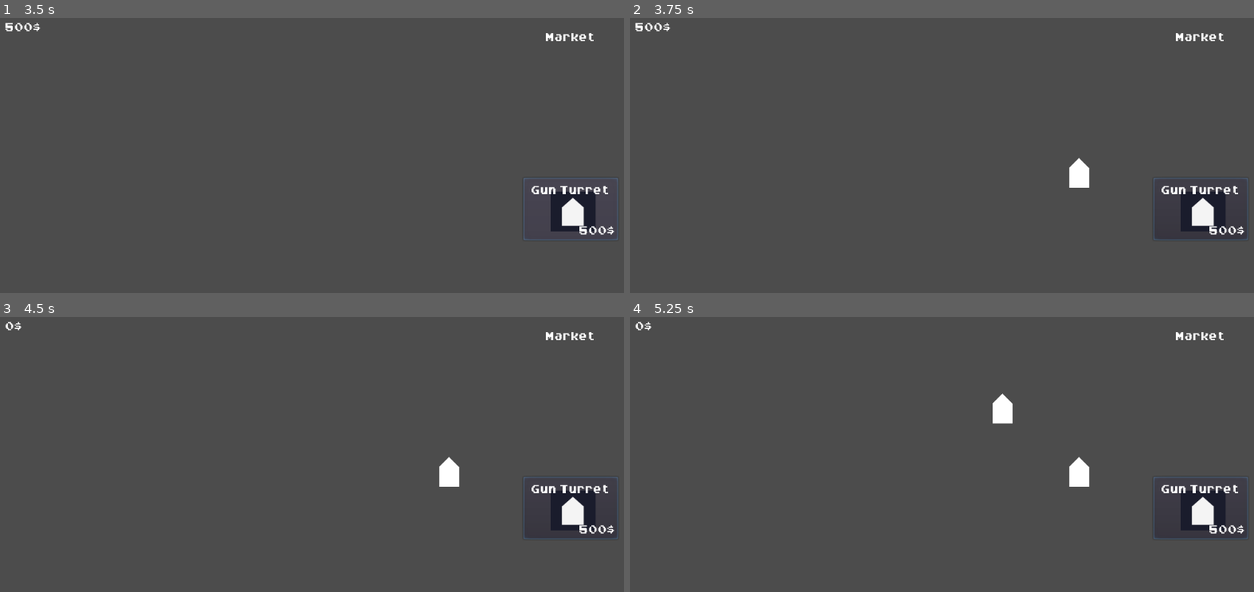
Above: before the commit, frames 1-4 (two rows, left to right).
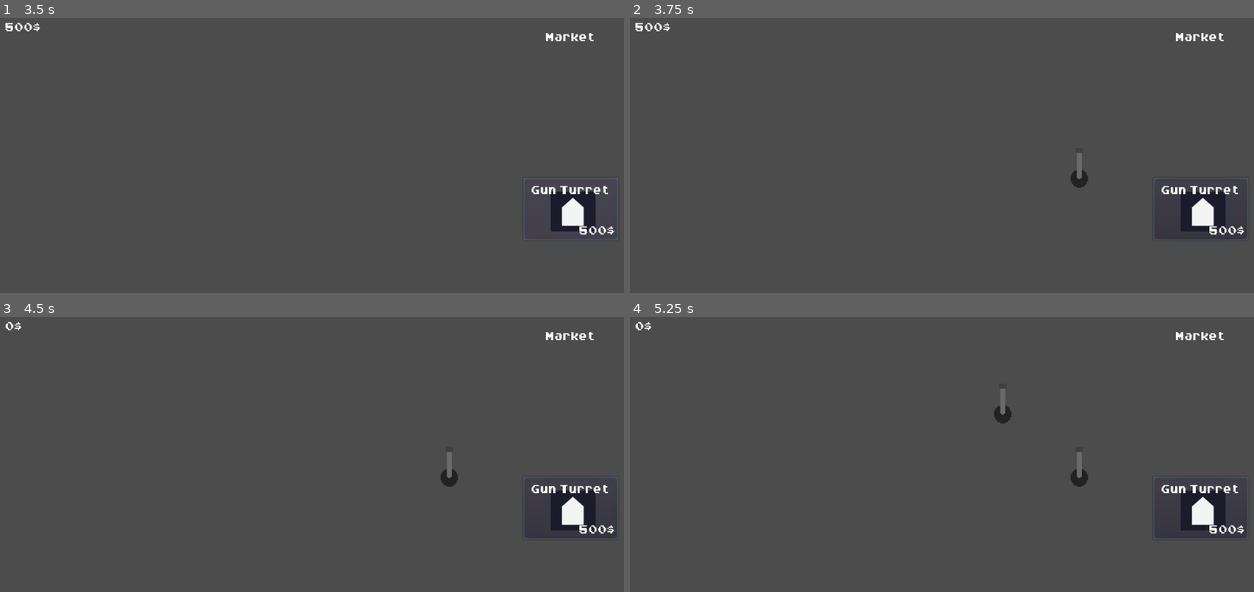
Above: after the commit, the same moments.

Repository: Godot-Wild-Jam-22-Team/TowerDefense
Game: Godot game, scene res://GUI/StartScreen.tscn
Two runs of this game, one before a commit and one after it. Both use one fixed random seed, a clock stepped at 60 frames per second and the inputs below.
Inputs (mouse positions are in pixels of both pictures, inside the frame that each line leads up to):
- Up to frame 1 (3.5 s): click "Start" at 0.5 s; click "Gun Turret" at 1.25 s; click "Gun Turret" at 2 s; click "Gun Turret" at 2.75 s
- Up to frame 2 (3.75 s): tap Enter at 3.5 s; move the mouse to (1079, 177) at 3.52 s; press the mouse at (1079, 177) at 3.53 s
- Up to frame 3 (4.5 s): release the mouse at (449, 476) at 4.25 s; tap Space at 4.25 s; drag from (180, 515) to (567, 506) at 4.27 s
- Up to frame 4 (5.25 s): tap Enter at 5 s; move the mouse to (1004, 413) at 5.02 s; press the mouse at (1004, 413) at 5.03 s

Frame 1 is identical in both runs. In frame 2, 0.3% of the frame differs, in the area x 70-74%, y 49-62%; in frame 3, 0.3%; in frame 4, 0.6%, in the area x 58-74%, y 26-62%.

Commit message:
Inserted turret base sprite
Updated sprite, collision shape and hidden placeholder.

Diff:
--- a/GWJ22/Defenses/Turrets/Turret.tscn
+++ b/GWJ22/Defenses/Turrets/Turret.tscn
@@ -2,12 +2,23 @@
 
 [ext_resource path="res://Defenses/Turrets/Turret.gd" type="Script" id=1]
 [ext_resource path="res://Defenses/DraggableObject.tscn" type="PackedScene" id=2]
-[ext_resource path="res://Defenses/Turrets/Bullet.tscn" type="PackedScene" id=3]
+[ext_resource path="res://Assets/Sprites/turret.png" type="Texture" id=3]
 
 [node name="Turret" instance=ExtResource( 2 )]
 script = ExtResource( 1 )
 gun_cooldown = 2.0
-Bullet = ExtResource( 3 )
+
+[node name="CollisionPolygon2D" parent="." index="0"]
+polygon = PoolVector2Array( 16, -16, 16, 16, -16, 16, -16, -16, 0, -48 )
+
+[node name="Placeholder" parent="." index="1"]
+visible = false
+
+[node name="Sprite" parent="." index="2"]
+position = Vector2( 0, -16 )
+rotation = -1.5708
+scale = Vector2( 2, 2 )
+texture = ExtResource( 3 )
 
 [node name="Position2D" type="Position2D" parent="." index="3"]
 position = Vector2( 0, -50 )
